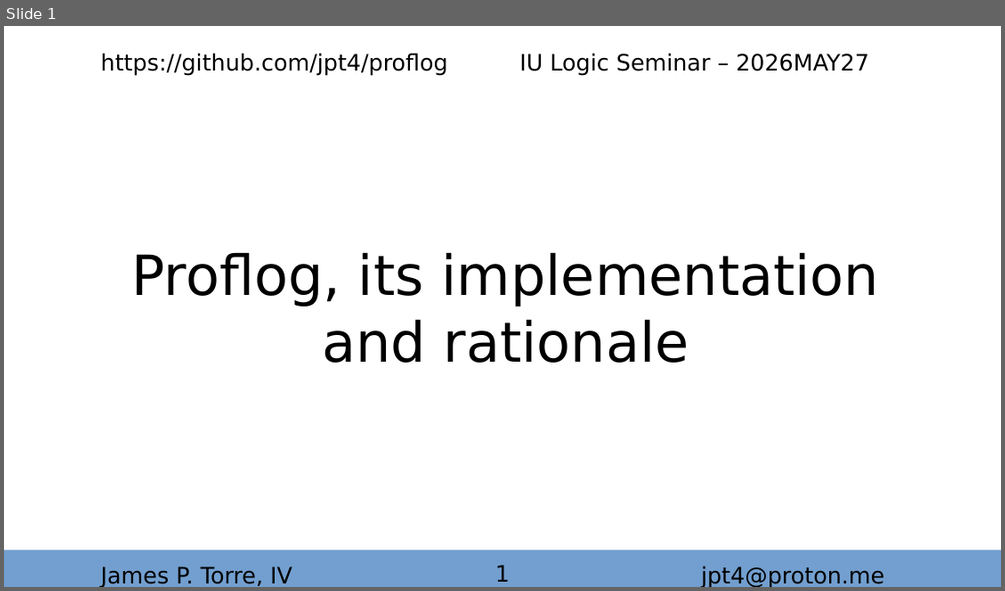
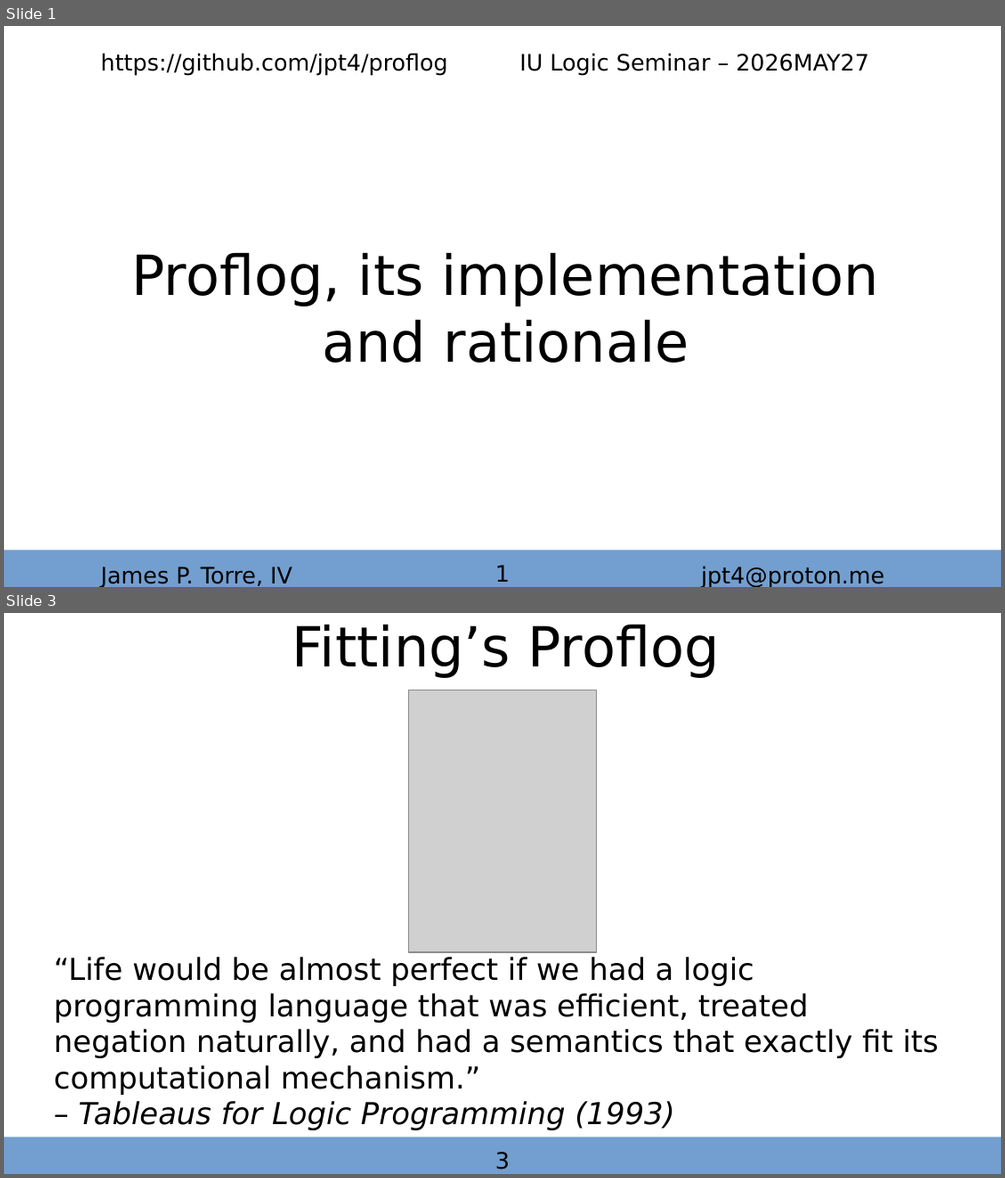
Before and after one commit to autarkenterprises/proflog, a slide deck: iuls2026/20260527_iu_logic_seminar.odp. Shown one above the other, each under a label of ours: slide 1 before the commit, slides 1 and 3 after it; the slides between them are not shown. The pictures are 1005x591 and 1005x1178 pixels, drawn with LibreOffice and Linux fonts; fonts in the diff are those of the drawing; grey boxes stand for pictures. Boxes give left, top, right and bottom in pixels: in the first picture for what was removed or moved away, otherwise in the second. Text is boxed around its words. In the diff, an @@ line names an element or a change of style, - is before the commit and + after.

```diff
--- a/iuls2026/20260527_iu_logic_seminar.odp
+++ b/iuls2026/20260527_iu_logic_seminar.odp
@@ slide 3 added at box(4, 613, 1001, 1174), background #FFFFFF @@
@@ text added at box(292, 624, 720, 678), 44 pt, text #000000 @@
+Fitting’s Proflog
@@ picture added at box(408, 690, 596, 952) @@
@@ subtitle added at box(54, 957, 938, 1130), 24 pt, text #000000 @@
+“Life would be almost perfect if we had a logic programming language that was efficient, treated
+negation naturally, and had a semantics that exactly fit its computational mechanism.”
+– Tableaus for Logic Programming (1993)
@@ rectangle added at box(4, 1136, 1001, 1174), fill #729FCF @@
@@ text added at box(495, 1151, 510, 1169), 18 pt, text #000000 @@
+3
```
Also in this commit, not shown: 3 slides changed, 10 other slides added, 14 slides removed, 1 other file.
